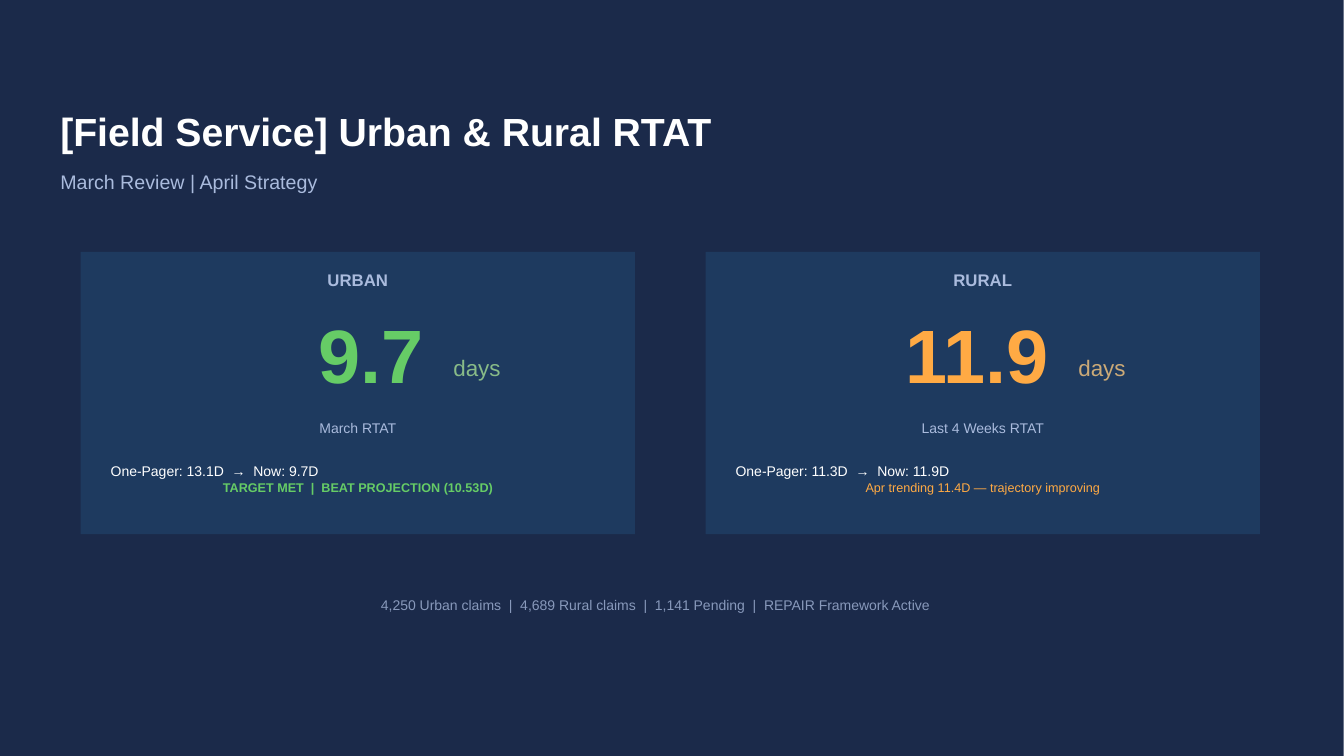
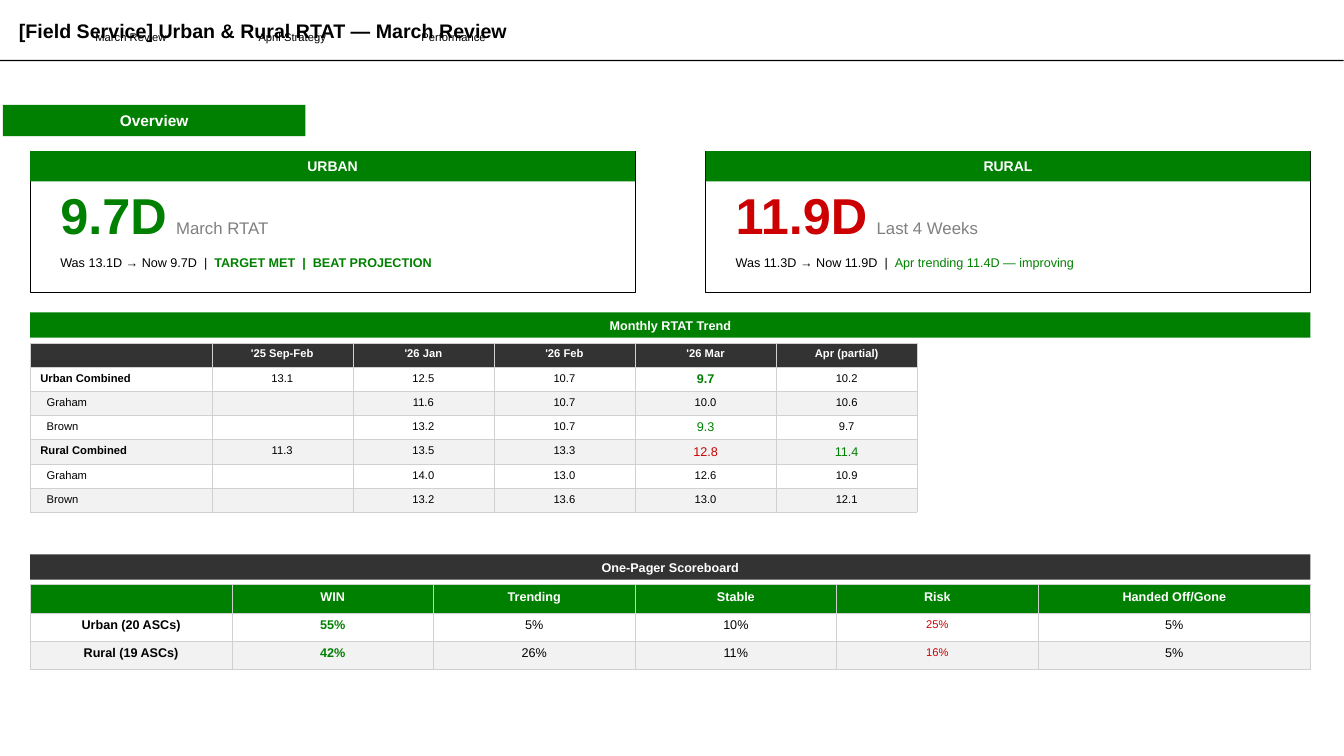
Before and after one commit to SkythenRiftorn/mbr-slides, a slide deck: slide 1 of MBR_VersionB_Story.pptx. Drawn at 1344x756 pixels with LibreOffice and Linux fonts; fonts in the diff are those of the drawing. Boxes give left, top, right and bottom in pixels: in the first picture for what was removed or moved away, otherwise in the second. Text is boxed around its words. In the diff, an @@ line names an element or a change of style, - is before the commit and + after.

```diff
--- a/MBR_VersionB_Story.pptx
+++ b/MBR_VersionB_Story.pptx
@@ rectangle removed at [0,0,1344,756] @@
@@ text at [19,23,507,42]: text changed; size 28 to 14 pt; text colour #FFFFFF to #000000 @@
-[Field Service] Urban & Rural RTAT
+[Field Service] Urban & Rural RTAT — March Review
@@ text at [95,33,167,44]: text changed; size 14 to 8 pt; text colour #AABBDD to #000000 @@
-March Review | April Strategy
+March Review
@@ text added at [259,33,326,44], 8 pt, text #000000 @@
+April Strategy
@@ text added at [421,33,485,41], 8 pt, text #000000 @@
+Performance
@@ line added from (0, 60) to (1344, 60), #000000 1 pt @@
@@ rectangle added at [3,105,306,136], fill #008000 @@
@@ text added at [120,115,189,126], 11 pt, text #FFFFFF, bold @@
+Overview
@@ rectangle "URBAN": place and size @@
-rectangle "URBAN" at [327,274,388,286]
+rectangle "URBAN" at [30,151,635,181]
@@ rectangle "URBAN" at [30,151,635,181]: size 12 to 10 pt, text colour #AABBDD to #FFFFFF; fill none to #008000 @@
@@ rectangle added at [30,151,635,292], outline #000000 0.5 pt @@
@@ rectangle "RURAL" at [706,151,1311,181]: size 12 to 10 pt, text colour #AABBDD to #FFFFFF; fill none to #008000 @@
@@ rectangle "RURAL": place and size @@
-rectangle "RURAL" at [953,274,1012,286]
+rectangle "RURAL" at [706,151,1311,181]
@@ rectangle added at [706,151,1311,292], outline #000000 0.5 pt @@
@@ text at [60,198,268,235]: text changed; size 10 to 12 pt; text colour #AABBDD to #808080 @@
-March RTAT
+9.7D March RTAT
@@ text at [736,198,978,235]: text changed; size 10 to 12 pt; text colour #AABBDD to #808080 @@
-Last 4 Weeks RTAT
+11.9D Last 4 Weeks
@@ text at [60,258,432,267]: text changed; text colour #66CC66 to #008000 @@
-One-Pager: 13.1D → Now: 9.7D
-TARGET MET | BEAT PROJECTION (10.53D)
+Was 13.1D → Now 9.7D | TARGET MET | BEAT PROJECTION
@@ rectangle removed at [81,252,635,534] @@
@@ rectangle removed at [706,252,1260,534] @@
@@ text at [736,258,1074,270]: text changed; text colour #FFAA44 to #008000 @@
-One-Pager: 11.3D → Now: 11.9D
-Apr trending 11.4D — trajectory improving
+Was 11.3D → Now 11.9D | Apr trending 11.4D — improving
@@ rectangle added at [30,313,1311,338], fill #008000, 9 pt, text #FFFFFF, bold @@
+Monthly RTAT Trend
@@ table added at [30,343,918,507], 7 rows, 6 columns @@
+ | '25 Sep-Feb | '26 Jan | '26 Feb | '26 Mar | Apr (partial)
+Urban Combined | 13.1 | 12.5 | 10.7 | 9.7 | 10.2
+Graham |  | 11.6 | 10.7 | 10.0 | 10.6
+Brown |  | 13.2 | 10.7 | 9.3 | 9.7
+Rural Combined | 11.3 | 13.5 | 13.3 | 12.8 | 11.4
+Graham |  | 14.0 | 13.0 | 12.6 | 10.9
+Brown |  | 13.2 | 13.6 | 13.0 | 12.1
@@ text removed at [318,330,423,384] @@
-9.7
@@ text removed at [905,330,1048,384] @@
-11.9
@@ text removed at [453,360,500,381] @@
-days
@@ text removed at [1078,360,1125,381] @@
-days
@@ rectangle added at [30,555,1311,580], fill #333333, 9 pt, text #FFFFFF, bold @@
+One-Pager Scoreboard
@@ table added at [30,585,1311,686], 3 rows, 6 columns @@
+ | WIN | Trending | Stable | Risk | Handed Off/Gone
+Urban (20 ASCs) | 55% | 5% | 10% | 25% | 5%
+Rural (19 ASCs) | 42% | 26% | 11% | 16% | 5%
@@ text removed at [381,600,930,613] @@
-4,250 Urban claims | 4,689 Rural claims | 1,141 Pending | REPAIR Framework Active
```
Also in this commit, not shown: 2 other slides changed, 1 other file.
